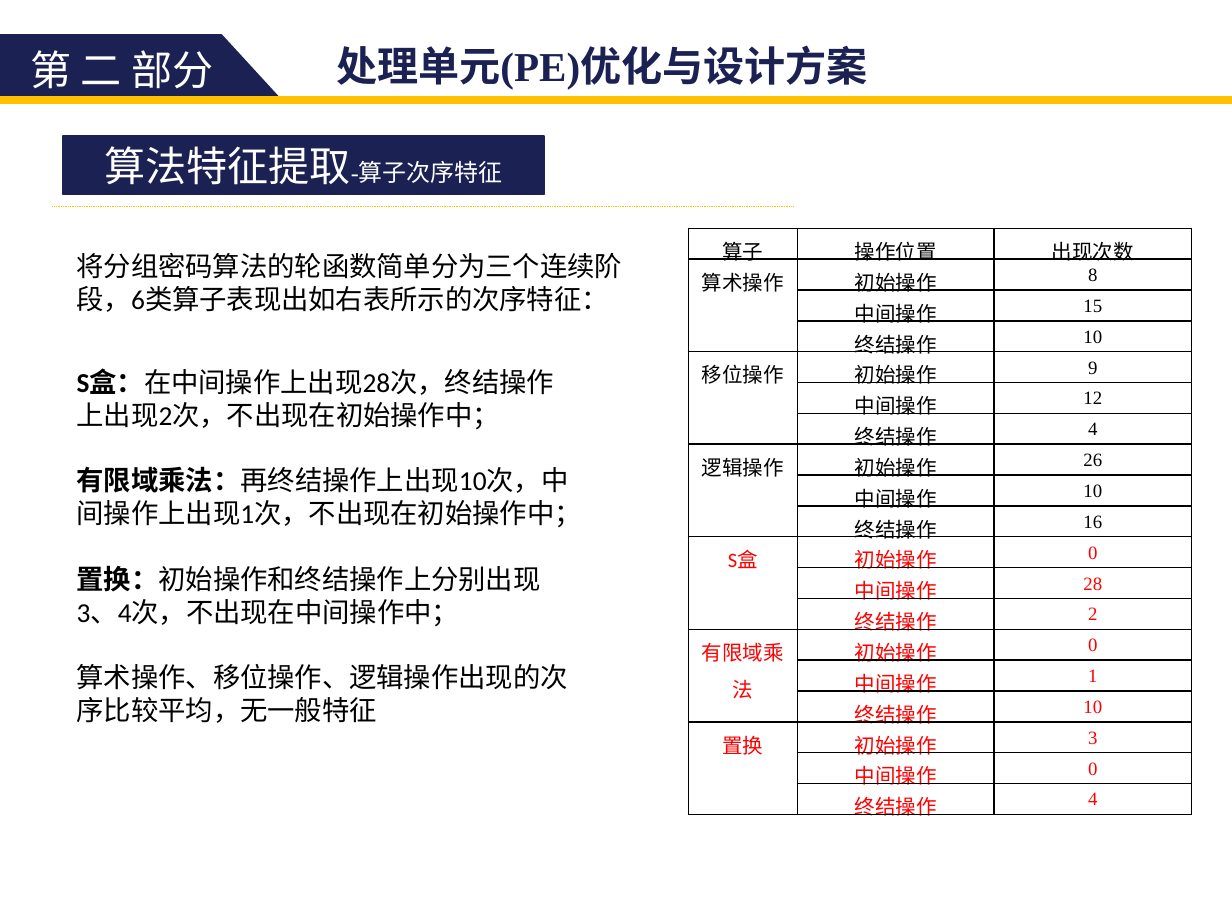
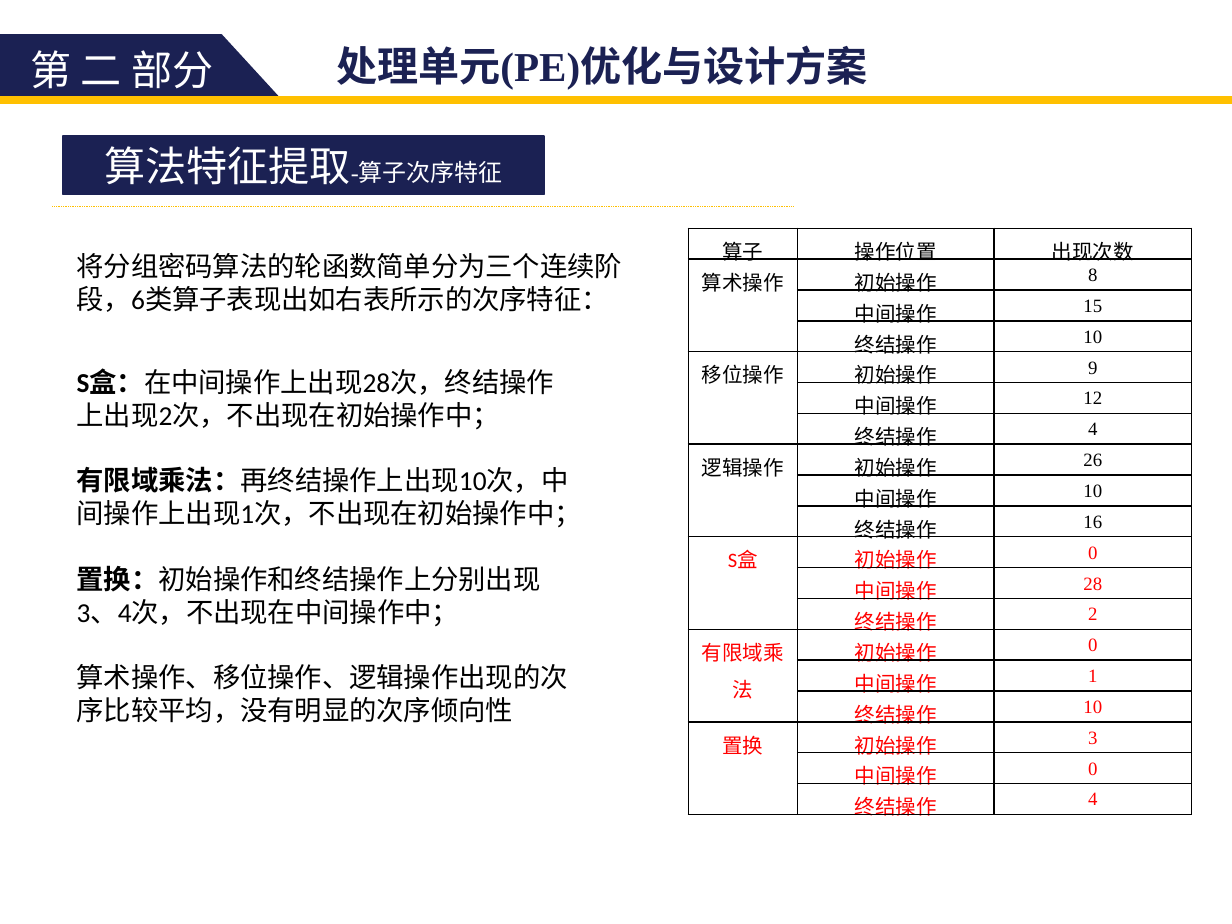
Before and after one commit to zdyzhan/bishe, a slide deck: slide 16 of 131199 李小泉.pptx. Drawn at 1232x924 pixels with LibreOffice and Linux fonts; fonts in the diff are those of the drawing. Boxes give left, top, right and bottom in pixels: in the first picture for what was removed or moved away, otherwise in the second. Text is boxed around its words. In the diff, an @@ line names an element or a change of style, - is before the commit and + after.

```diff
--- a/131199 李小泉.pptx
+++ b/131199 李小泉.pptx
@@ text at (77, 664, 568, 723): text changed @@
-算术操作、移位操作、逻辑操作出现的次序比较平均，无一般特征
+算术操作、移位操作、逻辑操作出现的次序比较平均，没有明显的次序倾向性
```
Also in this commit, not shown: 14 other slides changed, 3 other files.
